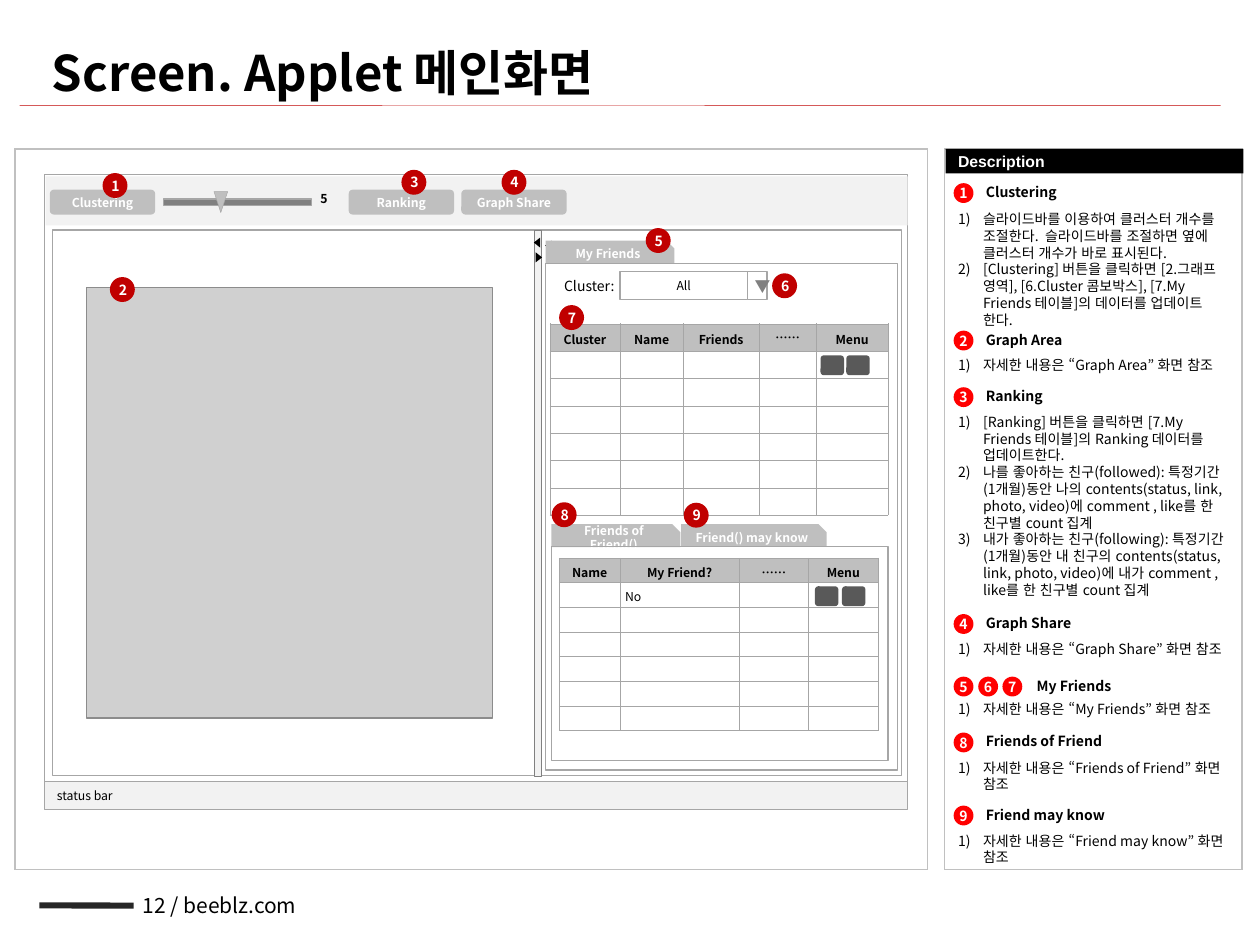
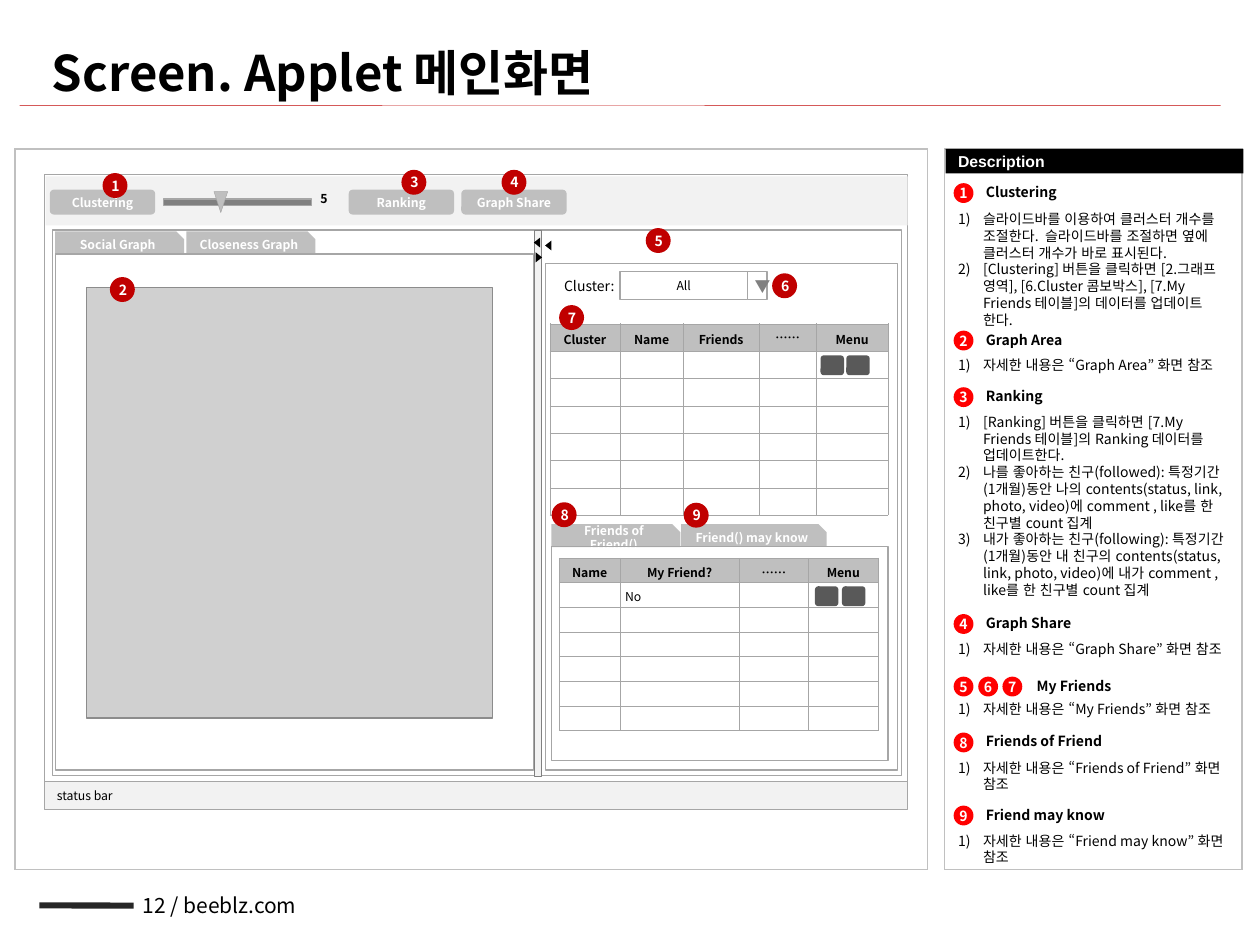
Before and after one commit to NathanaelFebrianto/sonya, a slide deck: slide 12 of beeblz/beeblz-facebook/doc/facebook_sna_v0.2_20101225_배영규.pptx. Drawn at 1260x945 pixels with LibreOffice and Linux fonts; fonts in the diff are those of the drawing; grey boxes stand for pictures. Boxes give left, top, right and bottom in pixels: in the first picture for what was removed or moved away, otherwise in the second. Text is boxed around its words. In the diff, an @@ line names an element or a change of style, - is before the commit and + after.

```diff
--- a/beeblz/beeblz-facebook/doc/facebook_sna_v0.2_20101225_배영규.pptx
+++ b/beeblz/beeblz-facebook/doc/facebook_sna_v0.2_20101225_배영규.pptx
@@ snip rect added at [55, 232, 184, 255], fill #BFBFBF, 7 pt, text #FFFFFF, bold @@
+Social Graph
@@ snip rect added at [186, 232, 315, 255], fill #BFBFBF, 7 pt, text #FFFFFF, bold @@
+Closeness Graph
@@ rectangle added at [55, 255, 534, 771], outline #A6A6A6 0.75 pt @@
@@ snip rect removed at [546, 241, 674, 263] @@
-My Friends
```
Also in this commit, not shown: 2 other slides changed, 1 other file.
